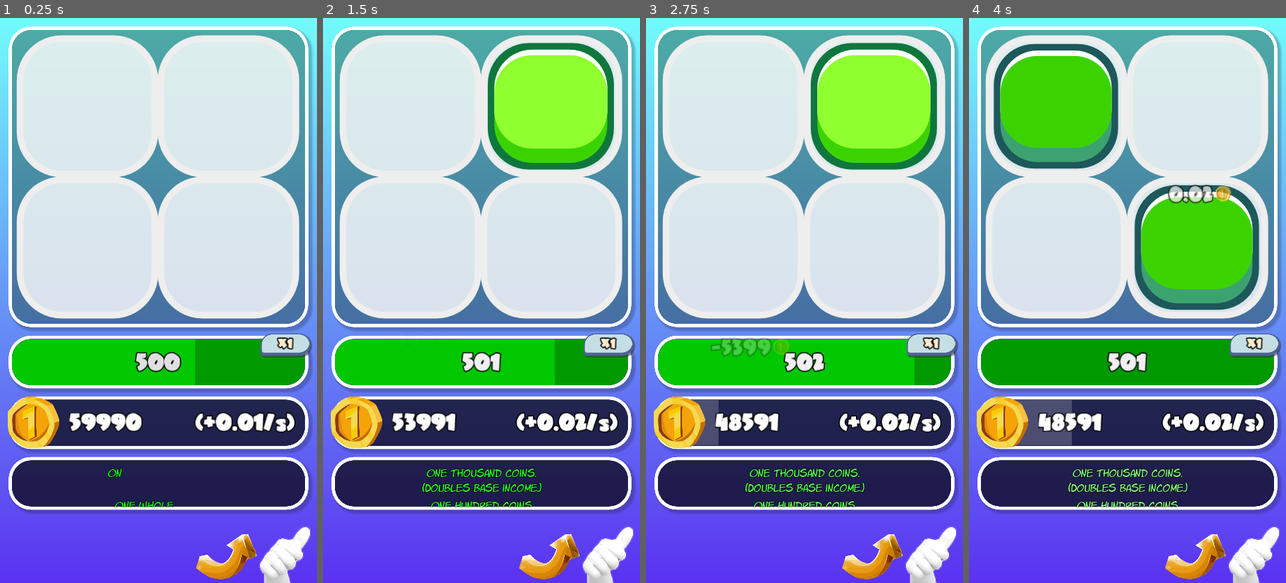
Above: before the commit, frames 1-4 (left to right).
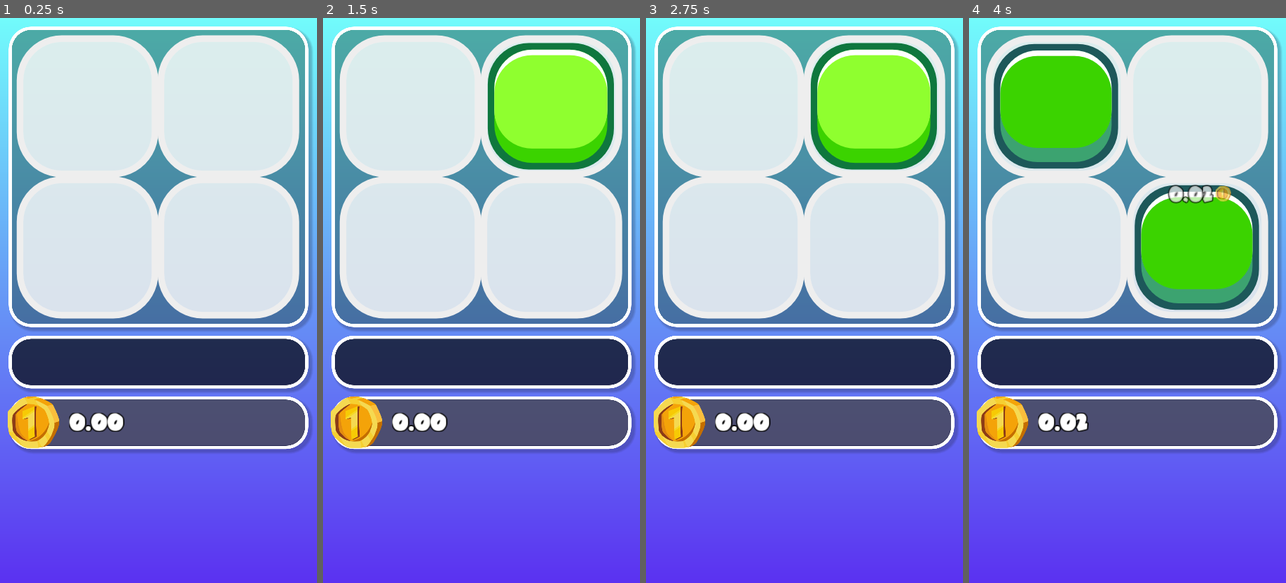
Above: after the commit, the same moments.

Repository: TimothyAlexisVass/a-game
Game: Godot game, scene res://scenes/main.tscn
The game is run twice, just before and just after one commit, with the same random seed, the same clock (stepped at 60 frames per second) and the same inputs.
Inputs (mouse positions are in pixels of both pictures, inside the frame that each line leads up to):
- Up to frame 1 (0.25 s): no input
- Up to frame 2 (1.5 s): click (481, 362) at 0.5 s, where only the run before the commit has a clickable "500"; move the mouse to (551, 272) at 1.27 s; hold Right (ui_right) from 1.28 s (still down); click (551, 272) at 1.42 s
- Up to frame 3 (2.75 s): release Right (ui_right) at 2 s; click (804, 362) at 2 s, where only the run before the commit has a clickable "501"
- Up to frame 4 (4 s): drag from (1064, 328) to (1111, 413) at 2.77 s; move the mouse to (1159, 176) at 3.52 s; hold Right (ui_right) from 3.53 s (still down); click (1159, 176) at 3.67 s

The runs differ from the first frame. In frame 1, 25% of the frame differs, in the area x 2-99%, y 55-100%; in frame 2, 25%; in frame 3, 24%; in frame 4, 24%.

Commit message:
Reordered User Interface Information.

Diff:
--- a/scenes/main.tscn
+++ b/scenes/main.tscn
@@ -26,6 +26,48 @@
 texture = SubResource( 1 )
 region_rect = Rect2( 0, 0, 2000, 0 )
 
+[sub_resource type="StyleBoxFlat" id=10]
+bg_color = Color( 0, 0, 0, 0.6 )
+border_width_left = 6
+border_width_top = 6
+border_width_right = 6
+border_width_bottom = 6
+border_color = Color( 1, 1, 1, 1 )
+corner_radius_top_left = 40
+corner_radius_top_right = 40
+corner_radius_bottom_right = 40
+corner_radius_bottom_left = 40
+shadow_color = Color( 0.109804, 0.113725, 0.215686, 0.262745 )
+shadow_size = 5
+shadow_offset = Vector2( 5, 5 )
+
+[sub_resource type="StyleBoxFlat" id=12]
+bg_color = Color( 0.6, 0.6, 0.6, 0 )
+border_width_left = 5
+border_width_top = 5
+border_width_right = 5
+border_width_bottom = 5
+border_color = Color( 1, 1, 1, 1 )
+corner_radius_top_left = 40
+corner_radius_top_right = 40
+corner_radius_bottom_right = 40
+corner_radius_bottom_left = 40
+corner_detail = 15
+
+[sub_resource type="DynamicFont" id=9]
+size = 32
+outline_size = 2
+outline_color = Color( 0, 0, 0, 1 )
+use_filter = true
+font_data = ExtResource( 3 )
+
+[sub_resource type="DynamicFont" id=11]
+size = 24
+outline_size = 2
+outline_color = Color( 0, 0, 0, 1 )
+use_filter = true
+font_data = ExtResource( 3 )
+
 [sub_resource type="StyleBoxFlat" id=3]
 bg_color = Color( 0, 0, 0, 0 )
 border_width_left = 6
@@ -52,48 +94,6 @@
 
 [sub_resource type="StyleBoxEmpty" id=8]
 
-[sub_resource type="DynamicFont" id=9]
-size = 32
-outline_size = 2
-outline_color = Color( 0, 0, 0, 1 )
-use_filter = true
-font_data = ExtResource( 3 )
-
-[sub_resource type="StyleBoxFlat" id=10]
-bg_color = Color( 0, 0, 0, 0.6 )
-border_width_left = 6
-border_width_top = 6
-border_width_right = 6
-border_width_bottom = 6
-border_color = Color( 1, 1, 1, 1 )
-corner_radius_top_left = 40
-corner_radius_top_right = 40
-corner_radius_bottom_right = 40
-corner_radius_bottom_left = 40
-shadow_color = Color( 0.109804, 0.113725, 0.215686, 0.262745 )
-shadow_size = 5
-shadow_offset = Vector2( 5, 5 )
-
-[sub_resource type="DynamicFont" id=11]
-size = 24
-outline_size = 2
-outline_color = Color( 0, 0, 0, 1 )
-use_filter = true
-font_data = ExtResource( 3 )
-
-[sub_resource type="StyleBoxFlat" id=12]
-bg_color = Color( 0.6, 0.6, 0.6, 0 )
-border_width_left = 5
-border_width_top = 5
-border_width_right = 5
-border_width_bottom = 5
-border_color = Color( 1, 1, 1, 1 )
-corner_radius_top_left = 40
-corner_radius_top_right = 40
-corner_radius_bottom_right = 40
-corner_radius_bottom_left = 40
-corner_detail = 15
-
 [sub_resource type="StyleBoxFlat" id=13]
 bg_color = Color( 0.109804, 0.392157, 0.192157, 0.219608 )
 border_width_left = 6
@@ -237,9 +237,174 @@
 "_edit_use_anchors_": false
 }
 
-[node name="MoveInfo" type="Panel" parent="Info"]
+[node name="NotificationsInfo" type="Panel" parent="Info"]
 margin_right = 544.0
 margin_bottom = 95.0
+rect_min_size = Vector2( 0, 95 )
+custom_styles/panel = SubResource( 10 )
+__meta__ = {
+"_edit_use_anchors_": false
+}
+
+[node name="ScrollContainer" type="ScrollContainer" parent="Info/NotificationsInfo"]
+anchor_right = 1.0
+anchor_bottom = 1.0
+margin_bottom = -1.99999
+size_flags_horizontal = 3
+size_flags_vertical = 3
+theme = ExtResource( 11 )
+scroll_horizontal_enabled = false
+script = ExtResource( 9 )
+__meta__ = {
+"_edit_use_anchors_": false
+}
+
+[node name="MarginContainer" type="MarginContainer" parent="Info/NotificationsInfo/ScrollContainer"]
+margin_right = 544.0
+margin_bottom = 95.0
+rect_min_size = Vector2( 544, 95 )
+custom_constants/margin_right = 32
+custom_constants/margin_top = 16
+custom_constants/margin_left = 32
+custom_constants/margin_bottom = 16
+__meta__ = {
+"_edit_use_anchors_": false
+}
+
+[node name="VBoxContainer" type="VBoxContainer" parent="Info/NotificationsInfo/ScrollContainer/MarginContainer"]
+margin_left = 32.0
+margin_top = 16.0
+margin_right = 512.0
+margin_bottom = 79.0
+custom_constants/separation = 8
+alignment = 1
+
+[node name="Border" type="Panel" parent="Info/NotificationsInfo"]
+anchor_right = 1.0
+anchor_bottom = 1.0
+mouse_filter = 2
+custom_styles/panel = SubResource( 12 )
+__meta__ = {
+"_edit_lock_": true,
+"_edit_use_anchors_": false
+}
+
+[node name="CoinsInfo" type="Panel" parent="Info"]
+margin_top = 110.0
+margin_right = 544.0
+margin_bottom = 205.0
+rect_min_size = Vector2( 0, 95 )
+custom_styles/panel = SubResource( 10 )
+__meta__ = {
+"_edit_group_": true,
+"_edit_use_anchors_": false
+}
+
+[node name="IncomeTimerBar" type="TextureProgress" parent="Info/CoinsInfo"]
+anchor_right = 1.0
+anchor_bottom = 1.0
+margin_left = 6.0
+margin_top = 6.0
+margin_right = 6.0
+margin_bottom = 6.0
+step = 0.01
+texture_progress = ExtResource( 18 )
+tint_under = Color( 0.6, 0.6, 0.6, 1 )
+tint_progress = Color( 1, 1, 1, 0.196078 )
+__meta__ = {
+"_edit_use_anchors_": false
+}
+
+[node name="CoinSprite" type="Sprite" parent="Info/CoinsInfo"]
+position = Vector2( -2, 0 )
+scale = Vector2( 0.47, 0.47 )
+texture = ExtResource( 4 )
+centered = false
+__meta__ = {
+"_edit_lock_": true
+}
+
+[node name="Margin" type="MarginContainer" parent="Info/CoinsInfo"]
+margin_top = -1.05115
+margin_right = 534.0
+margin_bottom = 93.9489
+rect_clip_content = true
+custom_constants/margin_right = 13
+custom_constants/margin_top = 30
+custom_constants/margin_left = 110
+custom_constants/margin_bottom = 30
+__meta__ = {
+"_edit_group_": true,
+"_edit_use_anchors_": false
+}
+
+[node name="CoinsContainer" type="HBoxContainer" parent="Info/CoinsInfo/Margin"]
+margin_left = 110.0
+margin_top = 30.0
+margin_right = 521.0
+margin_bottom = 65.0
+custom_constants/separation = 0
+__meta__ = {
+"_edit_use_anchors_": false
+}
+
+[node name="TotalLabel" type="Label" parent="Info/CoinsInfo/Margin/CoinsContainer"]
+margin_right = 289.0
+margin_bottom = 35.0
+rect_min_size = Vector2( 0, 20 )
+rect_clip_content = true
+size_flags_horizontal = 3
+size_flags_vertical = 3
+custom_fonts/font = SubResource( 9 )
+text = "0.00"
+__meta__ = {
+"_edit_use_anchors_": false
+}
+
+[node name="IncomeLabel" type="Label" parent="Info/CoinsInfo/Margin/CoinsContainer"]
+margin_left = 289.0
+margin_right = 375.0
+margin_bottom = 35.0
+rect_min_size = Vector2( 0, 20 )
+size_flags_horizontal = 8
+size_flags_vertical = 3
+custom_fonts/font = SubResource( 9 )
+text = "(+0/"
+__meta__ = {
+"_edit_use_anchors_": false
+}
+
+[node name="PerSecondLabel" type="Label" parent="Info/CoinsInfo/Margin/CoinsContainer"]
+margin_left = 375.0
+margin_right = 396.0
+margin_bottom = 35.0
+size_flags_horizontal = 8
+size_flags_vertical = 15
+custom_fonts/font = SubResource( 11 )
+text = "S"
+align = 2
+valign = 2
+__meta__ = {
+"_edit_use_anchors_": false
+}
+
+[node name="Parenthesis" type="Label" parent="Info/CoinsInfo/Margin/CoinsContainer"]
+margin_left = 396.0
+margin_right = 411.0
+margin_bottom = 35.0
+rect_min_size = Vector2( 0, 20 )
+size_flags_horizontal = 8
+size_flags_vertical = 3
+custom_fonts/font = SubResource( 9 )
+text = ")"
+__meta__ = {
+"_edit_use_anchors_": false
+}
+
+[node name="MoveInfo" type="Panel" parent="Info"]
+margin_top = 220.0
+margin_right = 544.0
+margin_bottom = 315.0
 rect_min_size = Vector2( 0, 95 )
 custom_styles/panel = SubResource( 3 )
 __meta__ = {
@@ -290,171 +455,6 @@
 theme = ExtResource( 11 )
 text = "X1"
 __meta__ = {
-"_edit_use_anchors_": false
-}
-
-[node name="CoinsInfo" type="Panel" parent="Info"]
-margin_top = 110.0
-margin_right = 544.0
-margin_bottom = 205.0
-rect_min_size = Vector2( 0, 95 )
-custom_styles/panel = SubResource( 10 )
-__meta__ = {
-"_edit_group_": true,
-"_edit_use_anchors_": false
-}
-
-[node name="IncomeTimerBar" type="TextureProgress" parent="Info/CoinsInfo"]
-anchor_right = 1.0
-anchor_bottom = 1.0
-margin_left = 6.0
-margin_top = 6.0
-margin_right = 6.0
-margin_bottom = 6.0
-step = 0.01
-texture_progress = ExtResource( 18 )
-tint_under = Color( 0.6, 0.6, 0.6, 1 )
-tint_progress = Color( 1, 1, 1, 0.196078 )
-__meta__ = {
-"_edit_use_anchors_": false
-}
-
-[node name="CoinSprite" type="Sprite" parent="Info/CoinsInfo"]
-position = Vector2( -2, 0 )
-scale = Vector2( 0.47, 0.47 )
-texture = ExtResource( 4 )
-centered = false
-__meta__ = {
-"_edit_lock_": true
-}
-
-[node name="Margin" type="MarginContainer" parent="Info/CoinsInfo"]
-margin_top = -1.05115
-margin_right = 534.0
-margin_bottom = 93.9489
-rect_clip_content = true
-custom_constants/margin_right = 13
-custom_constants/margin_top = 30
-custom_constants/margin_left = 110
-custom_constants/margin_bottom = 30
-__meta__ = {
-"_edit_group_": true,
-"_edit_use_anchors_": false
-}
-
-[node name="CoinsContainer" type="HBoxContainer" parent="Info/CoinsInfo/Margin"]
-margin_left = 110.0
-margin_top = 30.0
-margin_right = 521.0
-margin_bottom = 65.0
-custom_constants/separation = 0
-__meta__ = {
-"_edit_use_anchors_": false
-}
-
-[node name="TotalLabel" type="Label" parent="Info/CoinsInfo/Margin/CoinsContainer"]
-margin_right = 289.0
-margin_bottom = 35.0
-rect_min_size = Vector2( 0, 20 )
-rect_clip_content = true
-size_flags_horizontal = 3
-size_flags_vertical = 3
-custom_fonts/font = SubResource( 9 )
-text = "0.00"
-__meta__ = {
-"_edit_use_anchors_": false
-}
-
-[node name="IncomeLabel" type="Label" parent="Info/CoinsInfo/Margin/CoinsContainer"]
-margin_left = 289.0
-margin_right = 375.0
-margin_bottom = 35.0
-rect_min_size = Vector2( 0, 20 )
-size_flags_horizontal = 8
-size_flags_vertical = 3
-custom_fonts/font = SubResource( 9 )
-text = "(+0/"
-__meta__ = {
-"_edit_use_anchors_": false
-}
-
-[node name="PerSecondLabel" type="Label" parent="Info/CoinsInfo/Margin/CoinsContainer"]
-margin_left = 375.0
-margin_right = 396.0
-margin_bottom = 35.0
-size_flags_horizontal = 8
-size_flags_vertical = 15
-custom_fonts/font = SubResource( 11 )
-text = "S"
-align = 2
-valign = 2
-__meta__ = {
-"_edit_use_anchors_": false
-}
-
-[node name="Parenthesis" type="Label" parent="Info/CoinsInfo/Margin/CoinsContainer"]
-margin_left = 396.0
-margin_right = 411.0
-margin_bottom = 35.0
-rect_min_size = Vector2( 0, 20 )
-size_flags_horizontal = 8
-size_flags_vertical = 3
-custom_fonts/font = SubResource( 9 )
-text = ")"
-__meta__ = {
-"_edit_use_anchors_": false
-}
-
-[node name="NotificationsInfo" type="Panel" parent="Info"]
-margin_top = 220.0
-margin_right = 544.0
-margin_bottom = 315.0
-rect_min_size = Vector2( 0, 95 )
-custom_styles/panel = SubResource( 10 )
-__meta__ = {
-"_edit_use_anchors_": false
-}
-
-[node name="ScrollContainer" type="ScrollContainer" parent="Info/NotificationsInfo"]
-anchor_right = 1.0
-anchor_bottom = 1.0
-margin_bottom = -1.99999
-size_flags_horizontal = 3
-size_flags_vertical = 3
-theme = ExtResource( 11 )
-scroll_horizontal_enabled = false
-script = ExtResource( 9 )
-__meta__ = {
-"_edit_use_anchors_": false
-}
-
-[node name="MarginContainer" type="MarginContainer" parent="Info/NotificationsInfo/ScrollContainer"]
-margin_right = 544.0
-margin_bottom = 95.0
-rect_min_size = Vector2( 544, 95 )
-custom_constants/margin_right = 32
-custom_constants/margin_top = 16
-custom_constants/margin_left = 32
-custom_constants/margin_bottom = 16
-__meta__ = {
-"_edit_use_anchors_": false
-}
-
-[node name="VBoxContainer" type="VBoxContainer" parent="Info/NotificationsInfo/ScrollContainer/MarginContainer"]
-margin_left = 32.0
-margin_top = 16.0
-margin_right = 512.0
-margin_bottom = 79.0
-custom_constants/separation = 8
-alignment = 1
-
-[node name="Border" type="Panel" parent="Info/NotificationsInfo"]
-anchor_right = 1.0
-anchor_bottom = 1.0
-mouse_filter = 2
-custom_styles/panel = SubResource( 12 )
-__meta__ = {
-"_edit_lock_": true,
 "_edit_use_anchors_": false
 }
 
--- a/scripts/global.gd
+++ b/scripts/global.gd
@@ -14,7 +14,7 @@
 	"income_timer": 12,
 	"move_timer": 10,
 	"moves_left": 500,
-	"coins": 59990.0,
+	"coins": 0.0,
 	"total_coins": 0.0,
 	"total_recycles": 0,
 	"base_income": 0.0,
